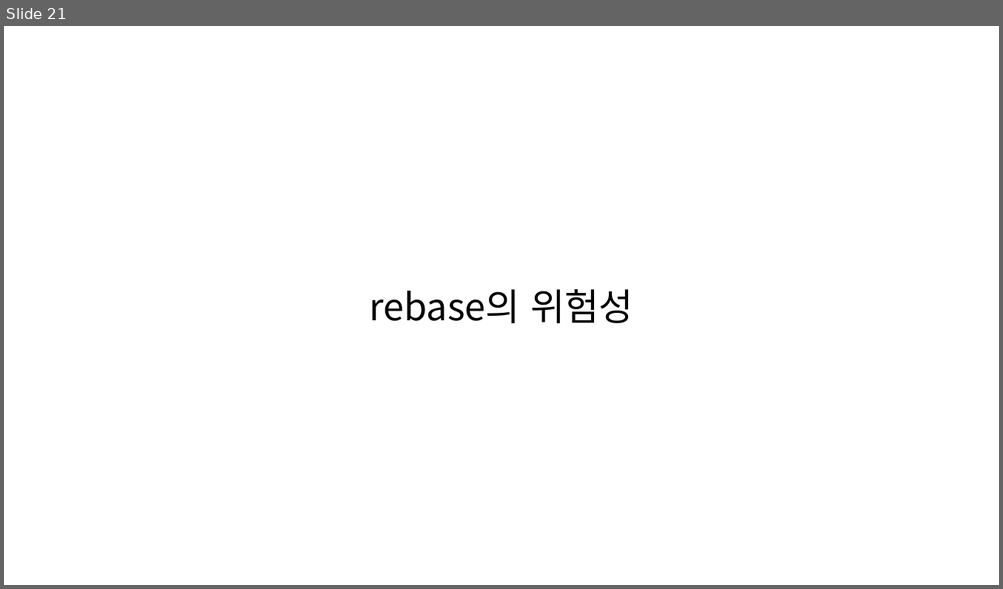
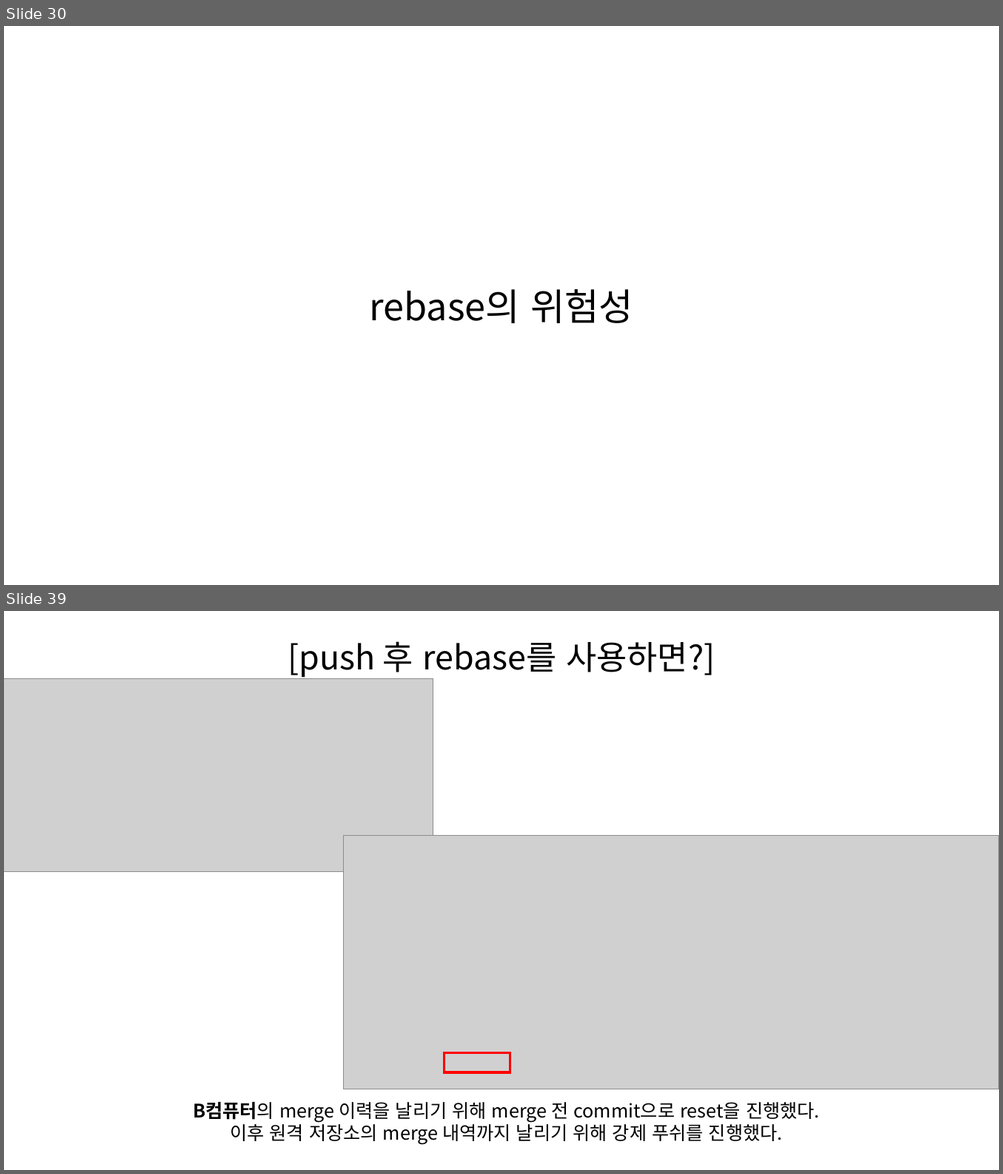
Before and after one commit to SeungHeeNoh/study_well, a slide deck: docs/9. rebase.pptx. Shown one above the other, each under a label of ours: slide 21 before the commit, slides 30 and 39 after it; the slides between them are not shown. The pictures are 1003x589 and 1003x1174 pixels, drawn with LibreOffice and Linux fonts; fonts in the diff are those of the drawing; grey boxes stand for pictures. Boxes give left, top, right and bottom in pixels: in the first picture for what was removed or moved away, otherwise in the second. Text is boxed around its words. In the diff, an @@ line names an element or a change of style, - is before the commit and + after.

```diff
--- a/docs/9. rebase.pptx
+++ b/docs/9. rebase.pptx
@@ slide 39 added at (x1=4, y1=611, x2=999, y2=1170), background #FFFFFF @@
@@ text added at (x1=287, y1=641, x2=715, y2=678), 32 pt, text #000000 @@
+[push 후 rebase를 사용하면?]
@@ picture added at (x1=4, y1=679, x2=433, y2=872) @@
@@ picture added at (x1=344, y1=835, x2=999, y2=1089) @@
@@ rectangle added at (x1=444, y1=1054, x2=510, y2=1073), outline #FF0000 2.25 pt @@
@@ text added at (x1=193, y1=1102, x2=819, y2=1145), 18 pt, text #000000 @@
+B컴퓨터의 merge 이력을 날리기 위해 merge 전 commit으로 reset을 진행했다.
+이후 원격 저장소의 merge 내역까지 날리기 위해 강제 푸쉬를 진행했다.
@@ what was slide 21 is now slide 30 @@
```
Also in this commit, not shown: 6 slides changed, 29 other slides added.
